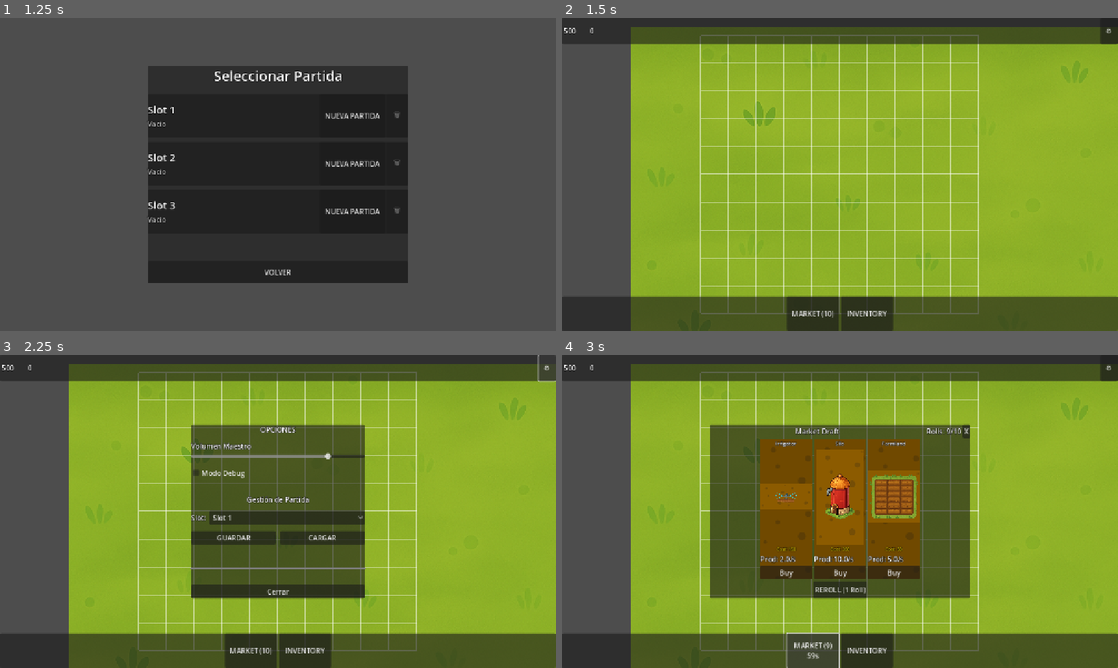
Above: before the commit, frames 1-4 (two rows, left to right).
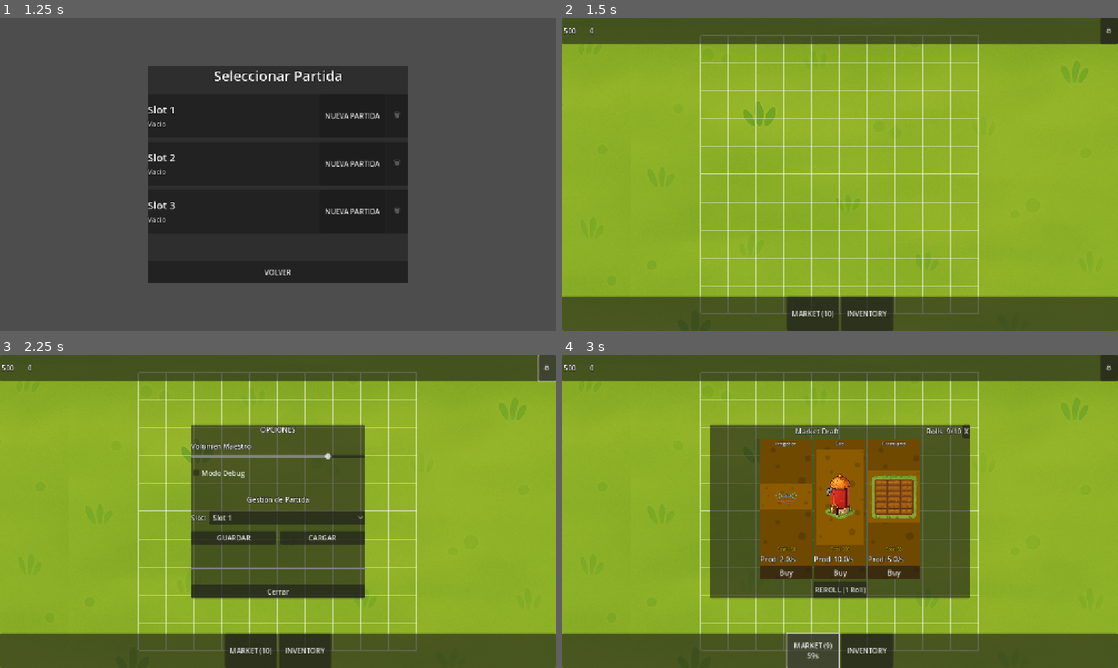
Above: after the commit, the same moments.

Repository: Kavalieri/Farm_SiK-Ness
Game: Godot game, scene res://scenes/ui/screens/MainMenu.tscn
Two runs of this game, one before a commit and one after it. Both use one fixed random seed, a clock stepped at 60 frames per second and the inputs below.
Inputs:
- Up to frame 1 (1.25 s): click "JUGAR" at 0.5 s
- Up to frame 2 (1.5 s): click "NUEVA PARTIDA" at 1.25 s
- Up to frame 3 (2.25 s): click "⚙" at 2 s
- Up to frame 4 (3 s): click "MARKET (10)" at 2.75 s

Frame 1 is identical in both runs. In frame 2, 15% of the frame differs, in the area x 0-97%, y 0-100%; in frame 3, 15%; in frame 4, 15%.

Commit message:
fix: dynamic parallax mirroring based on texture size #12

Diff:
--- a/project/scenes/game/MainGame.tscn
+++ b/project/scenes/game/MainGame.tscn
@@ -8,6 +8,7 @@
 [ext_resource type="PackedScene" uid="uid://ui_settings_modal" path="res://scenes/ui/modals/SettingsModal.tscn" id="7_settings"]
 [ext_resource type="Script" path="res://scripts/core/CameraController.gd" id="6_camera"]
 [ext_resource type="Texture2D" path="res://assets/background/horizontal-green-background.png" id="8_bg"]
+[ext_resource type="Script" path="res://scripts/game/ParallaxController.gd" id="9_parallax"]
 
 [node name="MainGame" type="Node2D"]
 script = ExtResource("1_script")
@@ -17,7 +18,7 @@
 
 [node name="ParallaxLayer" type="ParallaxLayer" parent="ParallaxBackground"]
 motion_scale = Vector2(0.5, 0.5)
-motion_mirroring = Vector2(1920, 1080)
+script = ExtResource("9_parallax")
 
 [node name="Background" type="Sprite2D" parent="ParallaxBackground/ParallaxLayer"]
 texture = ExtResource("8_bg")
--- /dev/null
+++ b/project/scripts/game/ParallaxController.gd
@@ -0,0 +1,15 @@
+extends ParallaxLayer
+
+@onready var sprite = $Background
+
+func _ready():
+	if sprite and sprite.texture:
+		var size = sprite.texture.get_size()
+		motion_mirroring = size
+
+		# Ensure the sprite covers the viewport if it's too small?
+		# If the texture is small, we might need to scale it up or tile it manually.
+		# But assuming the texture is meant to be the background, let's just set mirroring.
+
+		# Also, to prevent "seeing behind", we can add a ColorRect as a fallback
+		# But ParallaxBackground should handle it if mirroring is correct.
